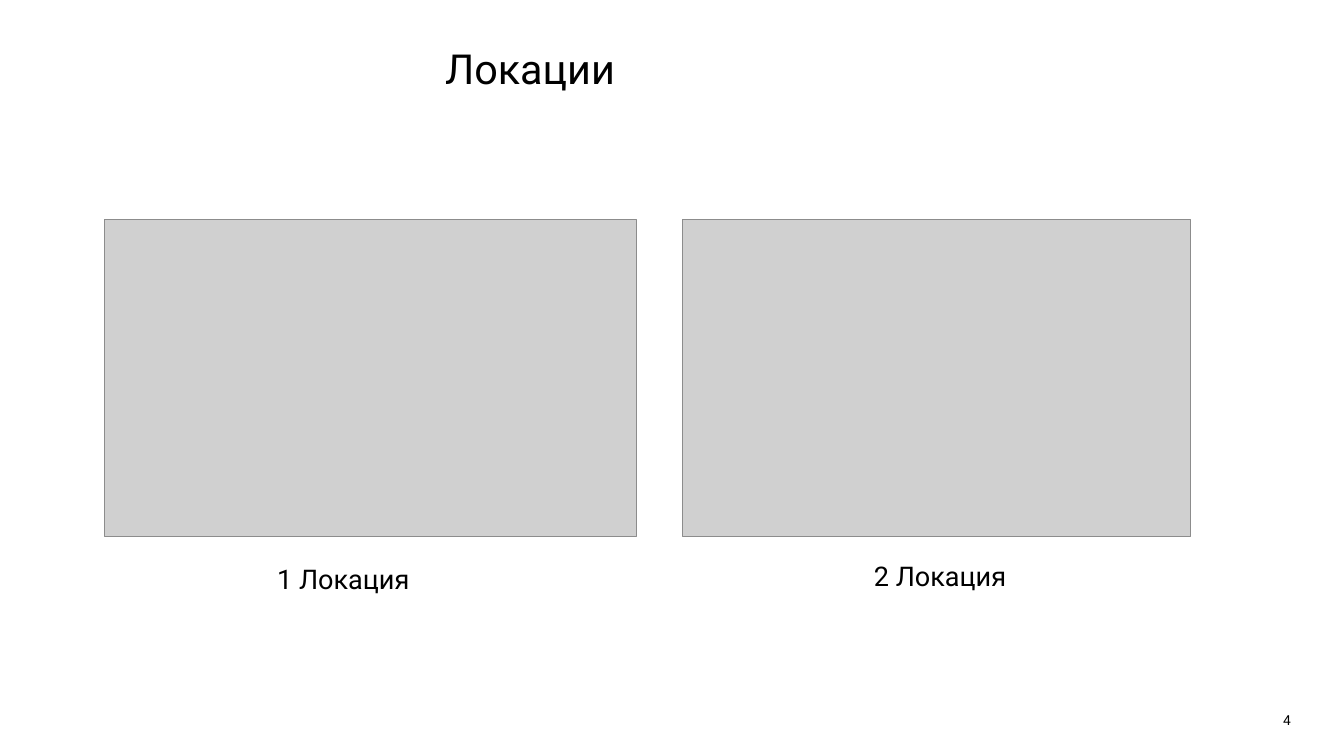
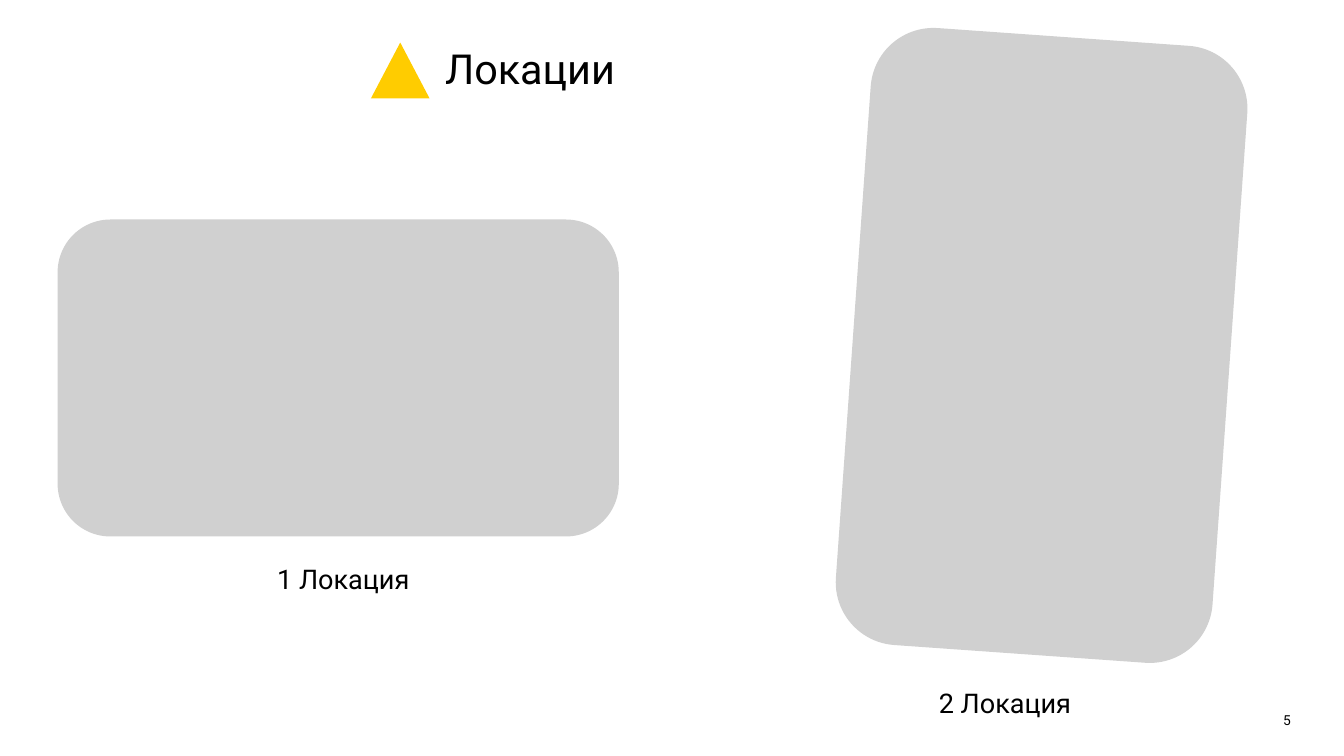
Before and after one commit to mario12508/Entangled-Tale-pygame-project, a slide deck: slide 5 of Презентация.pptx (slide 4 before the commit). Drawn at 1344x756 pixels with LibreOffice and Linux fonts; fonts in the diff are those of the drawing; grey boxes stand for pictures. Boxes give left, top, right and bottom in pixels: in the first picture for what was removed or moved away, otherwise in the second. Text is boxed around its words. In the diff, an @@ line names an element or a change of style, - is before the commit and + after.

```diff
--- a/Презентация.pptx
+++ b/Презентация.pptx
@@ picture added at bbox=[832, 24, 1252, 667] @@
@@ triangle added at bbox=[371, 43, 430, 99], fill #FFCC00 @@
@@ picture: place and size @@
-picture at bbox=[105, 220, 637, 537]
+picture at bbox=[57, 220, 619, 537]
@@ picture removed at bbox=[682, 220, 1190, 537] @@
@@ text "2 Локация": place and size @@
-text "2 Локация" at bbox=[874, 566, 1006, 591]
+text "2 Локация" at bbox=[939, 693, 1071, 718]
@@ page number at bbox=[1283, 715, 1291, 725]: text changed @@
-4
+5
```
Also in this commit, not shown: 7 other slides changed, 2 slides added.
